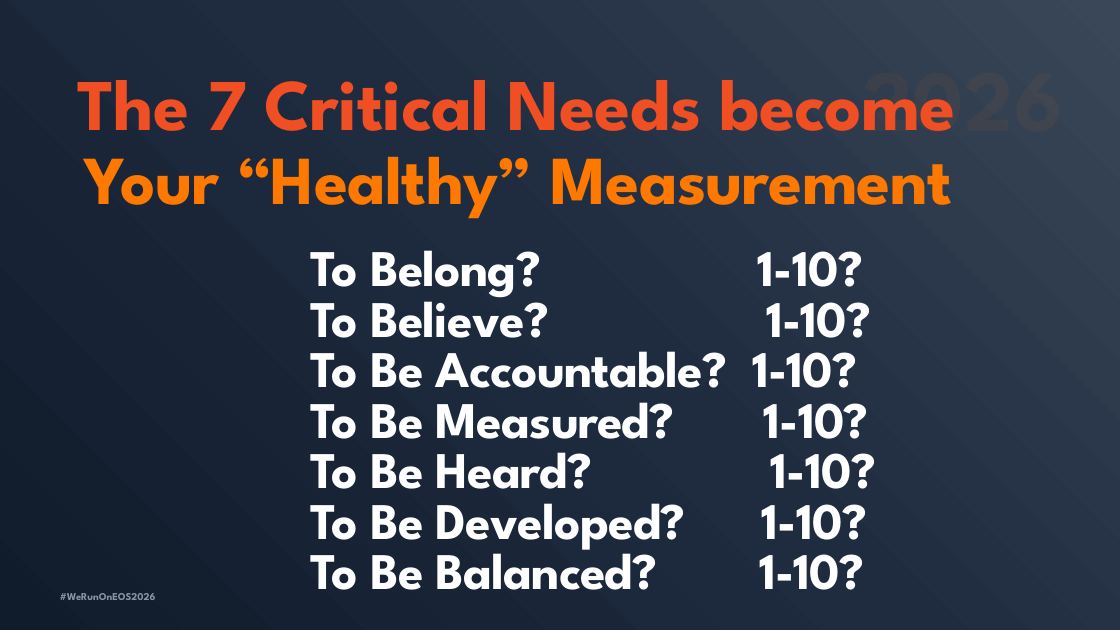
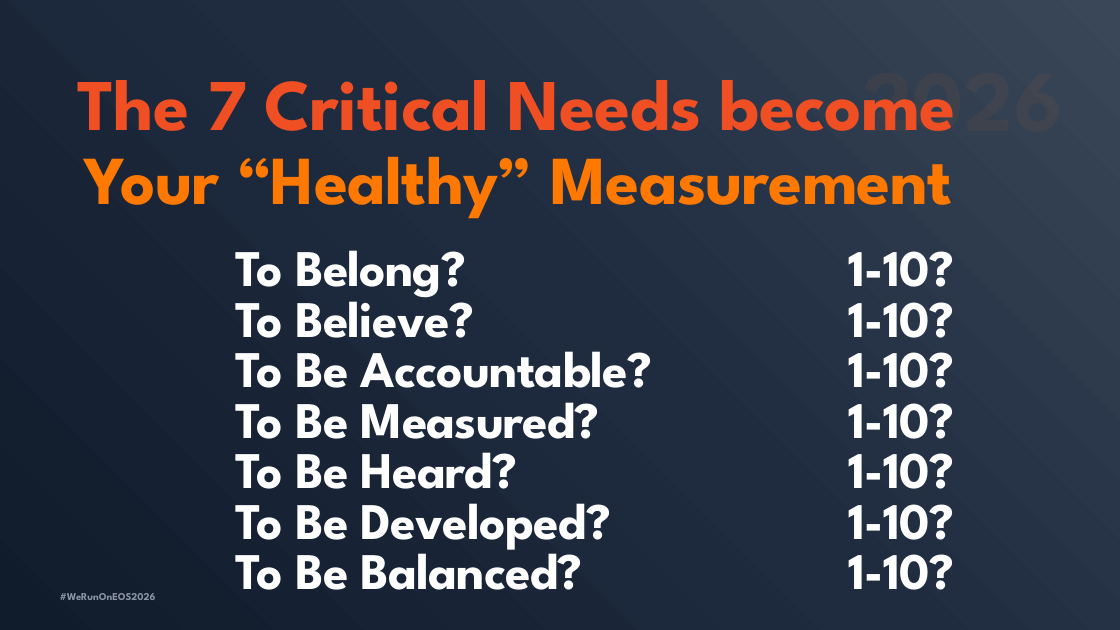
Before and after one commit to TicoRicoRay/wroe-dallas-2026, a slide deck: slide 42 of deliverables/speaker-decks/Walt_Brown-B_7CN_We_Run_on_EOS_2026_Deck-fixed.pptx. Drawn at 1120x630 pixels with LibreOffice and Linux fonts; fonts in the diff are those of the drawing. Boxes give left, top, right and bottom in pixels: in the first picture for what was removed or moved away, otherwise in the second. Text is boxed around its words. In the diff, an @@ line names an element or a change of style, - is before the commit and + after.

```diff
--- a/deliverables/speaker-decks/Walt_Brown-B_7CN_We_Run_on_EOS_2026_Deck-fixed.pptx
+++ b/deliverables/speaker-decks/Walt_Brown-B_7CN_We_Run_on_EOS_2026_Deck-fixed.pptx
@@ text at <box>236,250,653,590</box>: text changed @@
-To Belong? 1-10?
-To Believe? 1-10?
-To Be Accountable? 1-10?
-To Be Measured? 1-10?
-To Be Heard? 1-10?
-To Be Developed? 1-10?
-To Be Balanced? 1-10?
+To Belong?
+To Believe?
+To Be Accountable?
+To Be Measured?
+To Be Heard?
+To Be Developed?
+To Be Balanced?
@@ text added at <box>849,251,954,590</box>, 66 pt, text #FFFFFF, bold @@
+1-10?
+1-10?
+1-10?
+1-10?
+1-10?
+1-10?
+1-10?
```
Also in this commit, not shown: 4 other slides changed.
